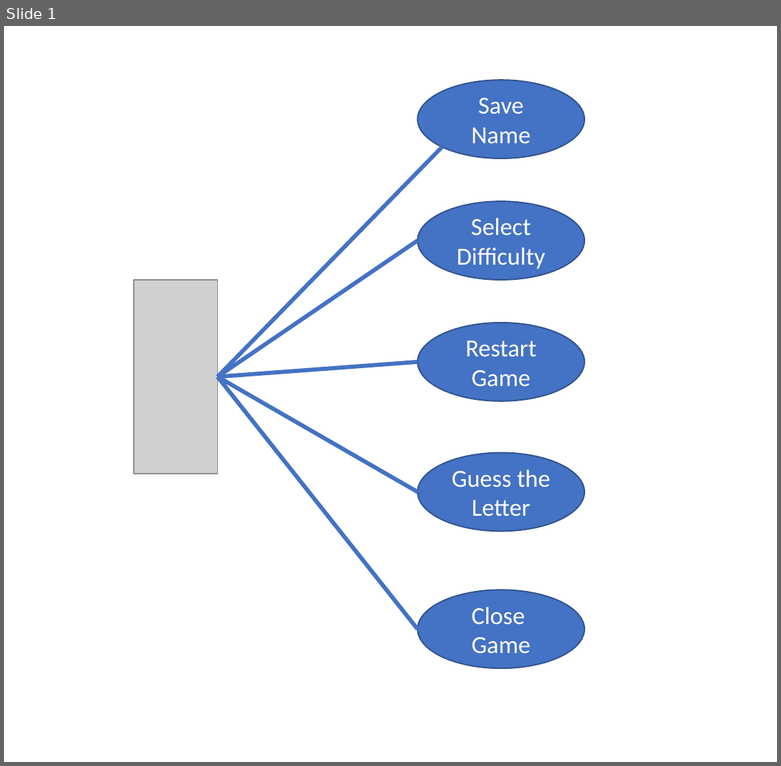
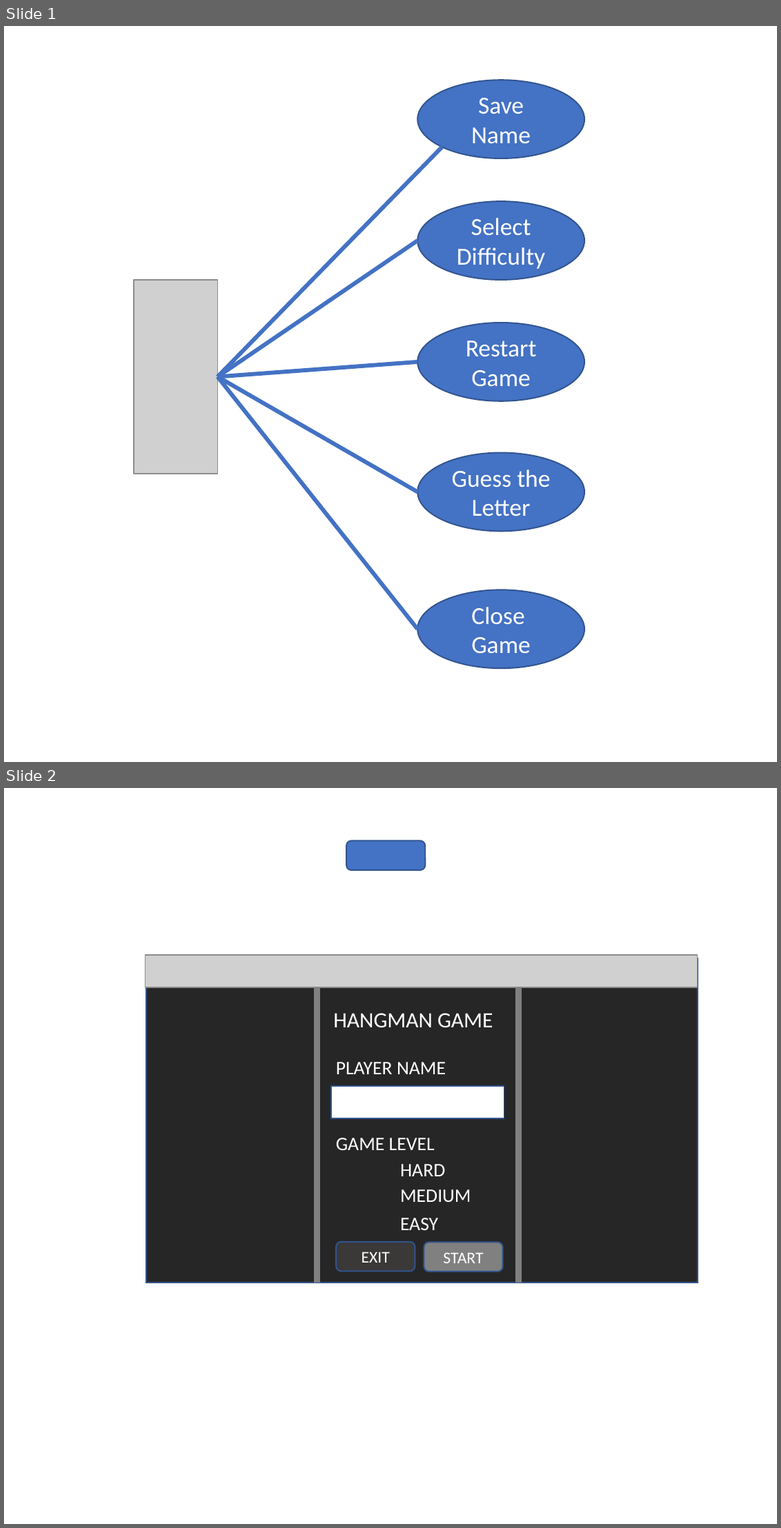
Before and after one commit to emdlr/Hangman, a slide deck: Diagrams/UseCaseDiagram.pptx. Shown one above the other, each under a label of ours: slide 1 before the commit, slides 1 and 2 after it. The pictures are 781x766 and 781x1528 pixels, drawn with LibreOffice and Linux fonts; fonts in the diff are those of the drawing; grey boxes stand for pictures. Boxes give left, top, right and bottom in pixels: in the first picture for what was removed or moved away, otherwise in the second. Text is boxed around its words. In the diff, an @@ line names an element or a change of style, - is before the commit and + after.

```diff
--- a/Diagrams/UseCaseDiagram.pptx
+++ b/Diagrams/UseCaseDiagram.pptx
@@ slide 2 added at (4,788,777,1524), background #FFFFFF @@
@@ rounded rectangle added at (347,841,426,871), fill #4472C4, outline #325491 1 pt @@
@@ picture added at (145,955,697,987) @@
@@ rectangle added at (146,959,697,1283), fill #262626, outline #325491 1 pt @@
@@ line added from (317, 987) to (317, 1283), #808080 4.5 pt @@
@@ line added from (519, 987) to (519, 1283), #808080 4.5 pt @@
@@ text added at (333,1013,493,1028), 16 pt, text #FFFFFF @@
+HANGMAN GAME
@@ text added at (336,1062,446,1074), 14 pt, text #FFFFFF @@
+PLAYER NAME
@@ rectangle added at (332,1087,505,1119), fill #FFFFFF, outline #325491 1 pt @@
@@ text added at (336,1138,435,1150), 14 pt, text #FFFFFF @@
+GAME LEVEL
@@ text added at (400,1164,445,1176), 14 pt, text #FFFFFF @@
+HARD
@@ text added at (400,1190,471,1202), 14 pt, text #FFFFFF @@
+MEDIUM
@@ text added at (400,1218,438,1230), 14 pt, text #FFFFFF @@
+EASY
@@ rounded rectangle added at (336,1241,415,1271), fill #3B3838, outline #325491 1 pt, 12 pt, text #FFFFFF @@
+EXIT
@@ rounded rectangle added at (424,1243,503,1272), fill #808080, outline #325491 1 pt, 12 pt, text #FFFFFF @@
+START
```
Also in this commit, not shown: 1 slide removed, 4 other files.
